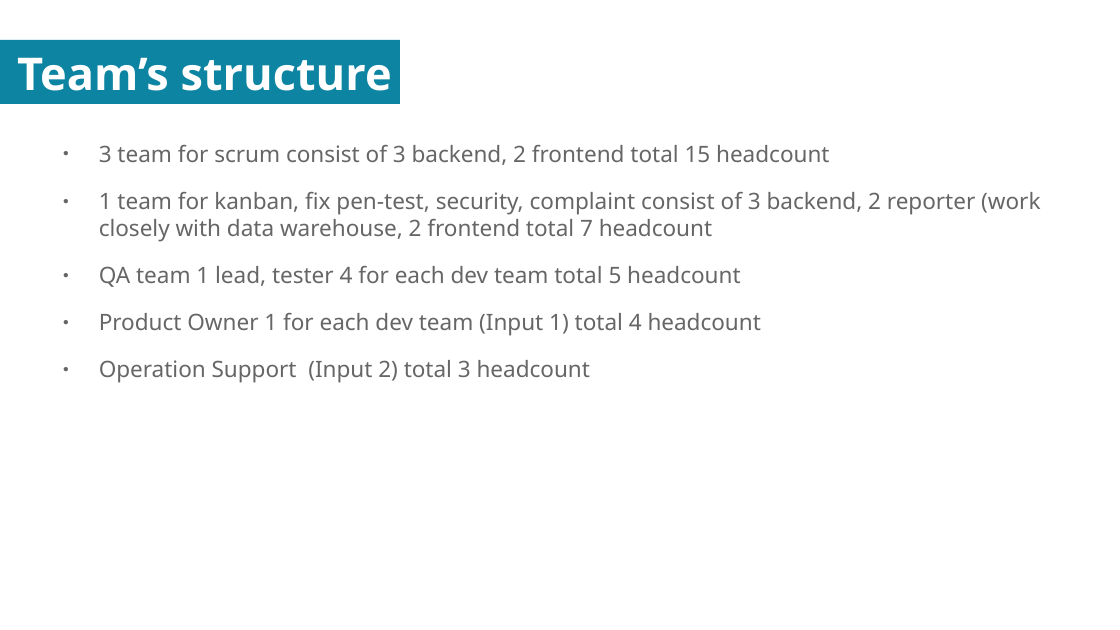
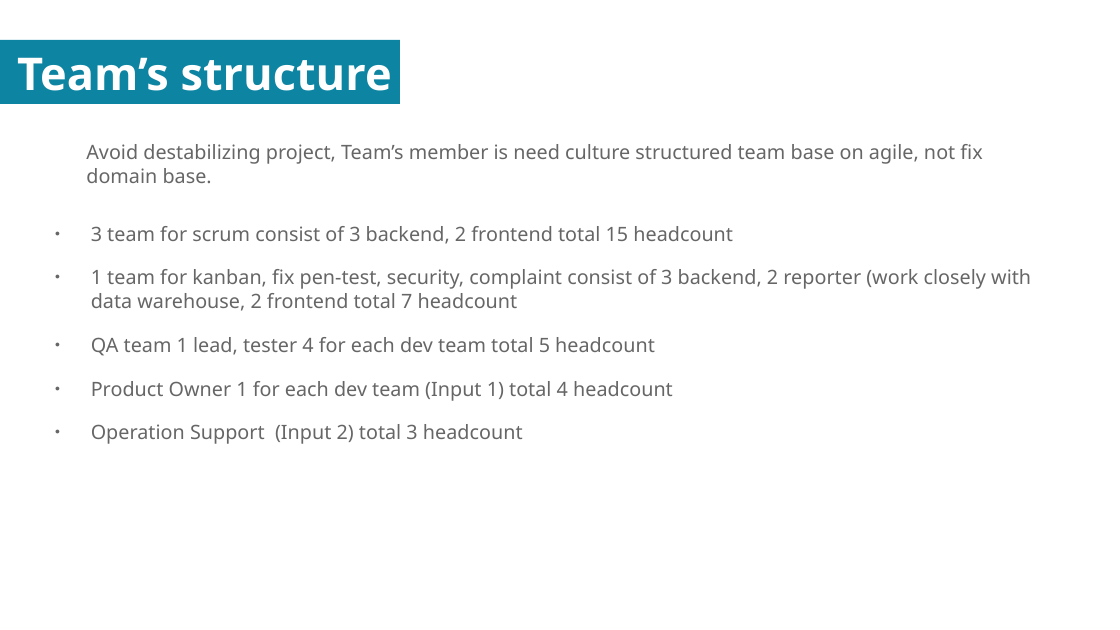
Before and after one commit to sovannotychea/ori-test, a slide deck: slide 2 of docs/01.odp. Drawn at 1120x630 pixels with LibreOffice and Linux fonts; fonts in the diff are those of the drawing. Boxes give left, top, right and bottom in pixels: in the first picture for what was removed or moved away, otherwise in the second. Text is boxed around its words. In the diff, an @@ line names an element or a change of style, - is before the commit and + after.

```diff
--- a/docs/01.odp
+++ b/docs/01.odp
@@ text at <box>86,144,982,183</box>: paragraph added @@
+Avoid destabilizing project, Team’s member is need culture structured team base on agile, not fix domain base.
@@ text at <box>91,226,1031,444</box>: size 16 to 14 pt in "3 team for scrum consist of 3 ...", "1 team for kanban, fix pen-test, security, ...", "QA team 1 lead, tester 4 for ...", "Product Owner 1 for each dev team ..." and 1 more places; indent changed @@
```
Also in this commit, not shown: 1 slide added, 1 other file.
